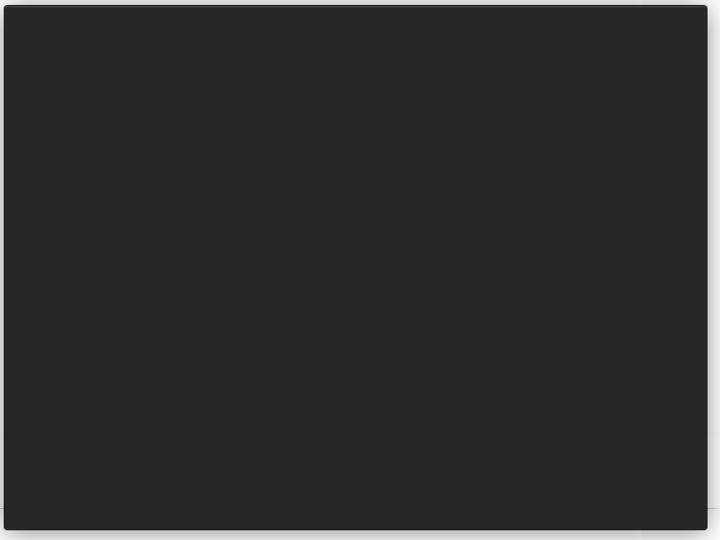
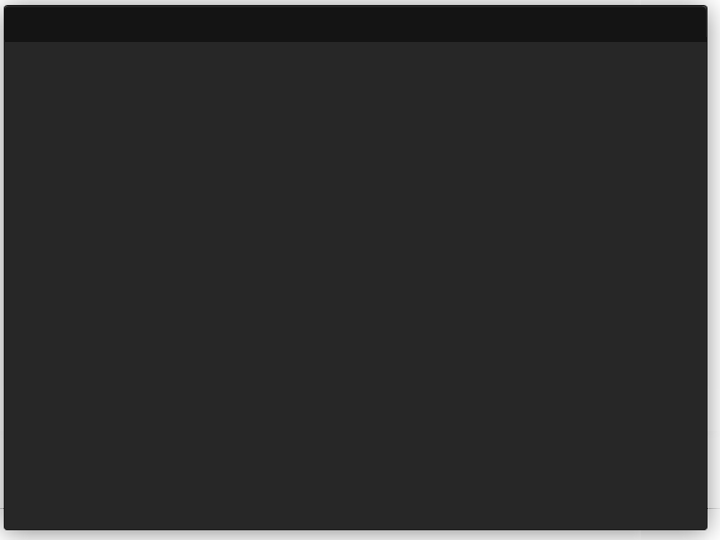
Two versions of the same layered image (720x540). Layer-by-layer changes:
added layer "Layer" (49%) above "bar3.png" over [4, 6, 707, 42]
